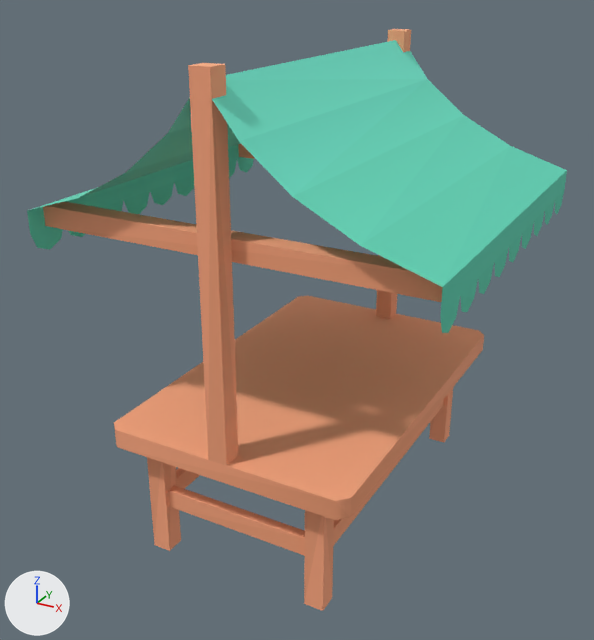
The glTF model public/assets/styles/stylized/props/kenney_town_stall_green.glb: old version first, new version second.
The view is the same before and after, from a 50 mm camera at (0.928, -1.81, 1.42) aimed at (-0.036, -0.057, 0.544). Arrows for +X, +Y and +Z are at lower left; the lights stay in place. The picture after the commit comes second. Where no turn or scale is listed for an object, it has been applied to the vertices. Vertices at exactly the same position are counted once.

The first picture shows 'cloth', 'wood'.
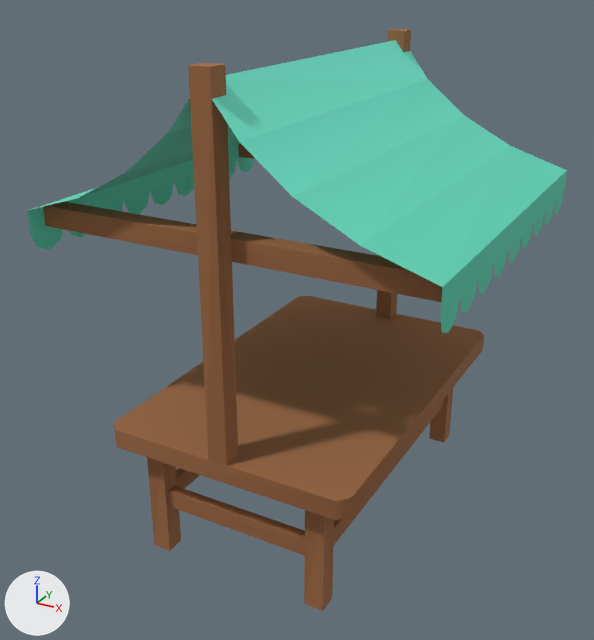
Boxes [x1, y1, x2, y2] around the edits, measured in the pictures (594 x 640 px):
```json
{"part": 1, "of": "me_mesh_1", "change": "recoloured", "before": [43, 29, 484, 611], "after": [43, 29, 484, 611], "on screen": "darker"}
{"part": 2, "of": "me_mesh_1", "change": "recoloured", "before": [48, 31, 482, 603], "after": [48, 31, 482, 603]}
```

Scene script edits in JSON lines:
```json
{"block": "me_mesh_1", "where": "me_mesh_1.from_pydata(...)  # 116 vertices, 142 faces; spans x -0.5..0.5, y -0.5..0.5, z 0.0..1.237"}
{"block": "me_mesh_1", "where": "# used by ob_wood; location = (0.0, 0.0, 0.0)"}
{"block": "me_mesh_1", "change": "me_mesh_1 part 1: 78 faces centred in x -0.325..0.325, y -0.5..0.5, z 0.0..1.237 are repainted in the vertex colours; the middle colour goes from beige #fca77f to brown #9b6842"}
{"block": "me_mesh_1", "change": "me_mesh_1 part 2: 64 faces centred in x -0.325..0.325, y -0.5..0.5, z 0.133..0.857 are repainted in the vertex colours; the middle colour goes from orange #f19f77 to brown #94623d"}
```
